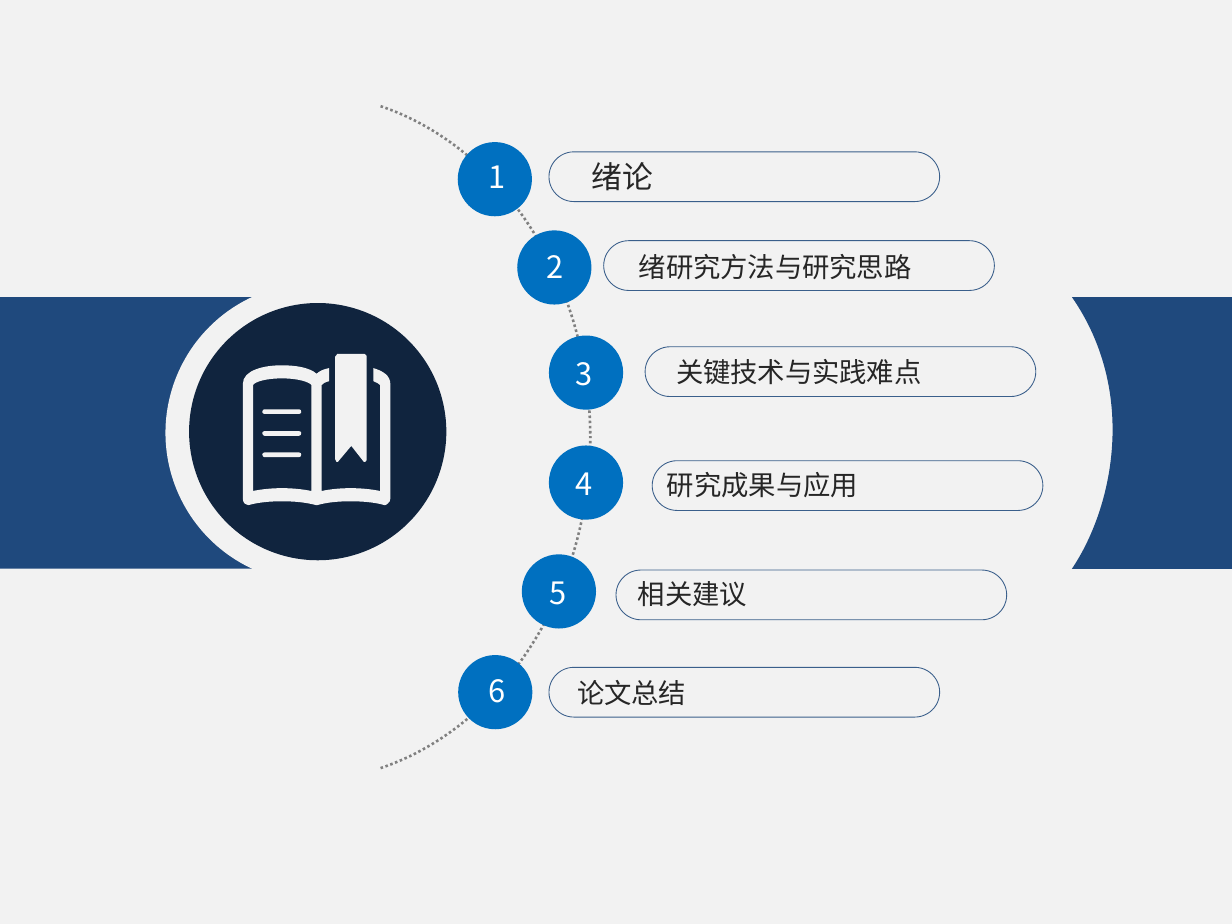
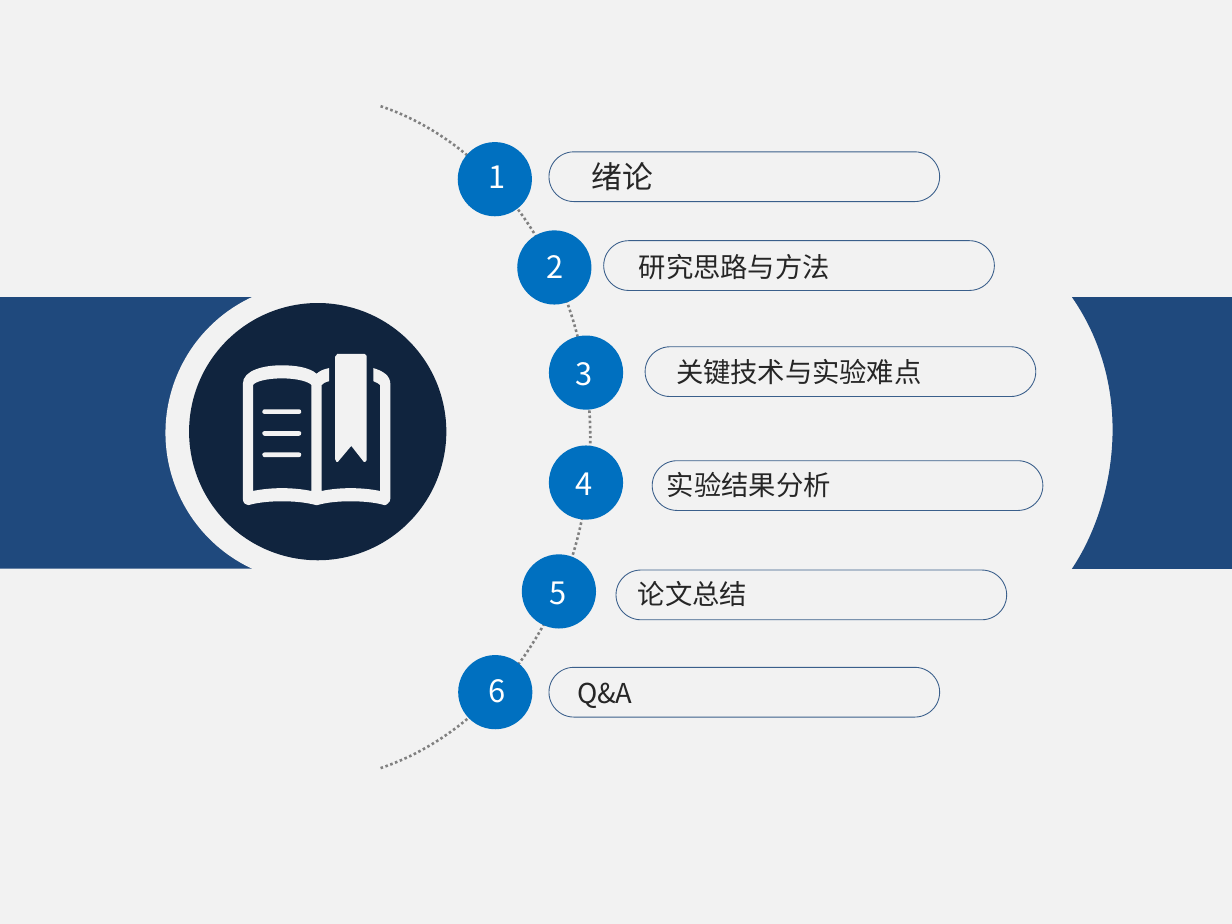
Before and after one commit to KrisCheng/GraduationDesign, a slide deck: slide 2 of FinalPaper/毕业答辩.pptx. Drawn at 1232x924 pixels with LibreOffice and Linux fonts; fonts in the diff are those of the drawing. Boxes give left, top, right and bottom in pixels: in the first picture for what was removed or moved away, otherwise in the second. Text is boxed around its words. In the diff, an @@ line names an element or a change of style, - is before the commit and + after.

Commit message:
1.制作PPT（15%）;

```diff
--- a/FinalPaper/毕业答辩.pptx
+++ b/FinalPaper/毕业答辩.pptx
@@ text at box(639, 254, 830, 279): text changed @@
-绪研究方法与研究思路
+研究思路与方法
@@ text at box(676, 359, 922, 385): text changed @@
-关键技术与实践难点
+关键技术与实验难点
@@ text at box(667, 472, 831, 497): text changed @@
-研究成果与应用
+实验结果分析
@@ text at box(638, 581, 747, 606): text changed @@
-相关建议
+论文总结
@@ text at box(577, 682, 632, 708): text changed @@
-论文总结
+Q&A
```
Also in this commit, not shown: 5 other slides changed, 3 slides added, 7 slides removed.
